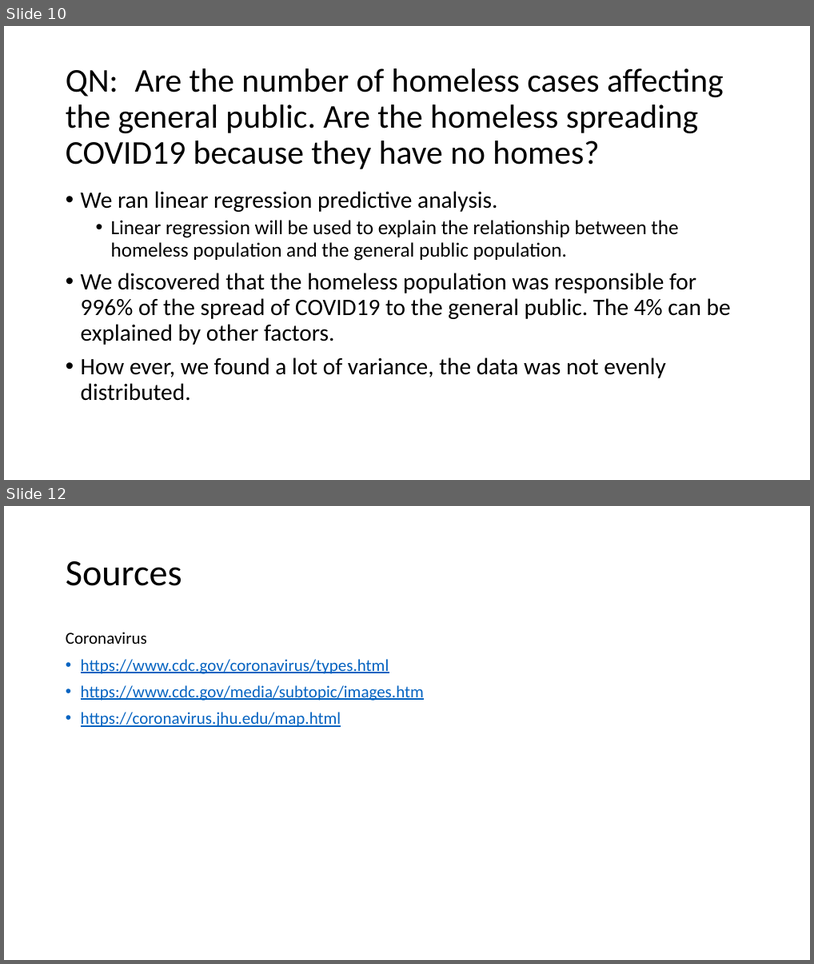
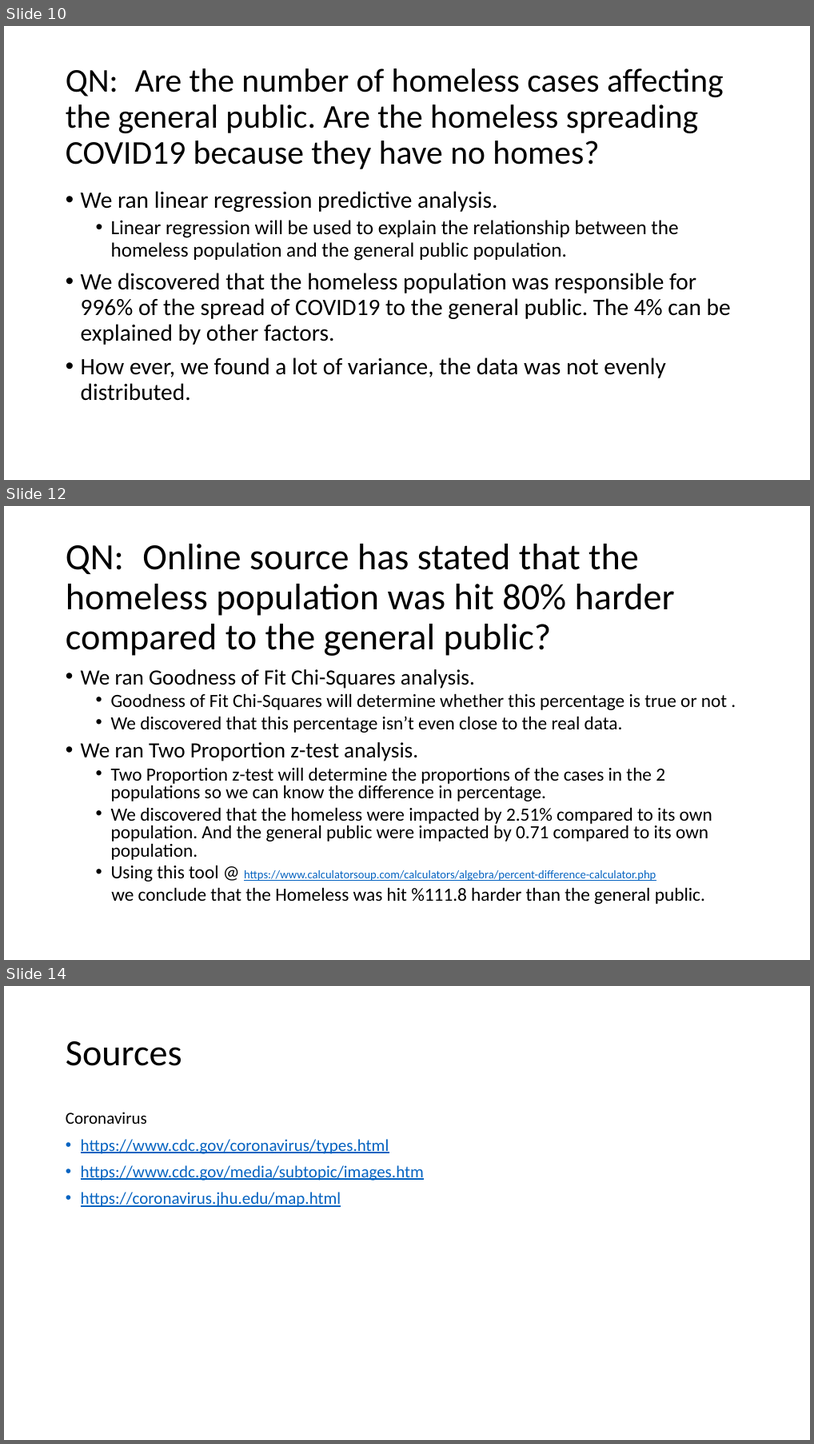
Before and after one commit to engmarkrezk/DFT_FinalProject, a slide deck: RecoverdDFTppt_Mark.pptx. Shown one above the other, each under a label of ours: slides 10 and 12 before the commit, slides 10, 12 and 14 after it; the slides between them are not shown. The pictures are 814x964 and 814x1444 pixels, drawn with LibreOffice and Linux fonts; fonts in the diff are those of the drawing. Boxes give left, top, right and bottom in pixels: in the first picture for what was removed or moved away, otherwise in the second. Text is boxed around its words. In the diff, an @@ line names an element or a change of style, - is before the commit and + after.

```diff
--- a/RecoverdDFTppt_Mark.pptx
+++ b/RecoverdDFTppt_Mark.pptx
@@ slide 12 added at [4,506,810,960], background #FFFFFF @@
@@ title added at [66,544,675,656], 44 pt, text #000000 @@
+QN: Online source has stated that the homeless population was hit 80% harder compared to the general public?
@@ text added at [81,669,727,904], 22.2 pt, text #000000 @@
+• We ran Goodness of Fit Chi-Squares analysis.
+  • Goodness of Fit Chi-Squares will determine whether this percentage is true or not .
+  • We discovered that this percentage isn’t even close to the real data.
+• We ran Two Proportion z-test analysis.
+  • Two Proportion z-test will determine the proportions of the cases in the 2 populations so we can know the difference in percentage.
+  • We discovered that the homeless were impacted by 2.51% compared to its own population. And the general public were impacted by 0.71 compared to its own population.
+  • Using this tool @ https://www.calculatorsoup.com/calculators/algebra/percent-difference-calculator.php
+  we conclude that the Homeless was hit %111.8 harder than the general public.
@@ what was slide 12 is now slide 14 @@
```
Also in this commit, not shown: 1 other slide added.
